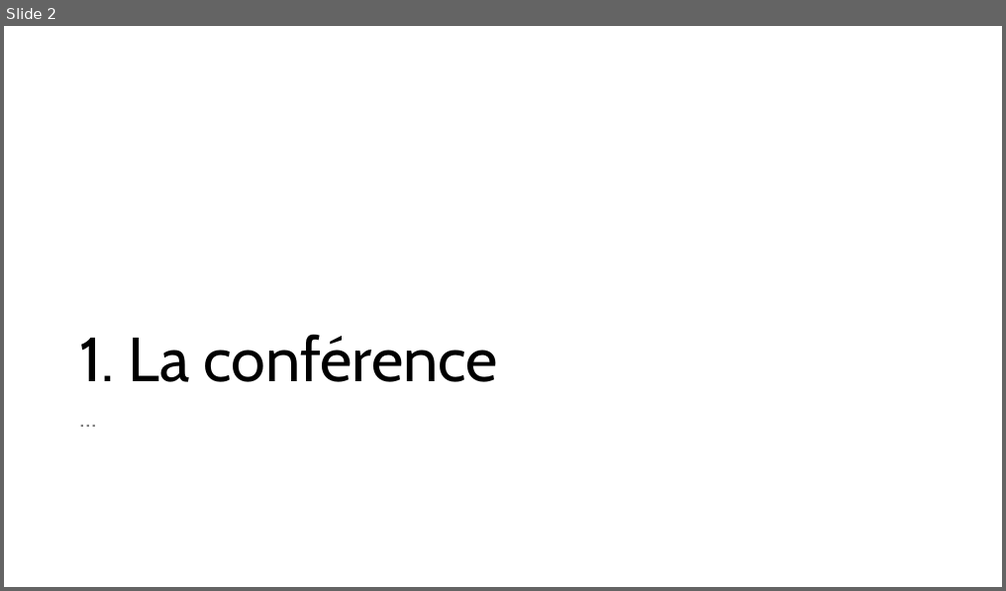
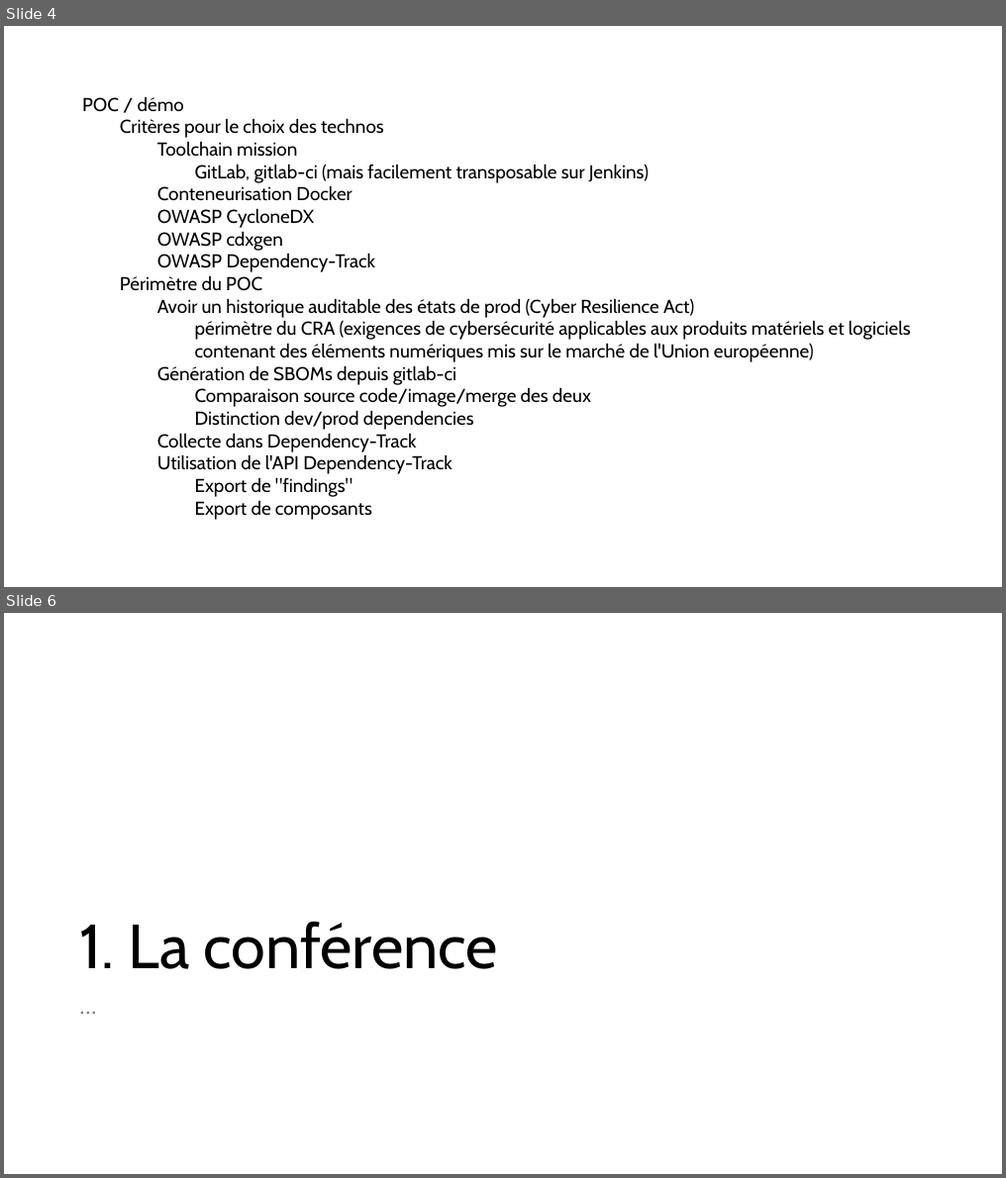
Before and after one commit to avergnaud/sboms, a slide deck: SBOM.pptx. Shown one above the other, each under a label of ours: slide 2 before the commit, slides 4 and 6 after it; the slides between them are not shown. The pictures are 1006x591 and 1006x1178 pixels, drawn with LibreOffice and Linux fonts; fonts in the diff are those of the drawing. Boxes give left, top, right and bottom in pixels: in the first picture for what was removed or moved away, otherwise in the second. Text is boxed around its words. In the diff, an @@ line names an element or a change of style, - is before the commit and + after.

```diff
--- a/SBOM.pptx
+++ b/SBOM.pptx
@@ slide 4 added at (x1=4, y1=26, x2=1002, y2=587), background #FFFFFF @@
@@ text added at (x1=82, y1=97, x2=911, y2=520), 18 pt, text #000000 @@
+POC / démo
+  Critères pour le choix des technos
+    Toolchain mission
+      GitLab, gitlab-ci (mais facilement transposable sur Jenkins)
+    Conteneurisation Docker
+    OWASP CycloneDX
+    OWASP cdxgen
+    OWASP Dependency-Track
+  Périmètre du POC
+    Avoir un historique auditable des états de prod (Cyber Resilience Act)
+      périmètre du CRA (exigences de cybersécurité applicables aux produits matériels et logiciels contenant des éléments numériques mis sur le marché de l'Union européenne)
+    Génération de SBOMs depuis gitlab-ci
+      Comparaison source code/image/merge des deux
+      Distinction dev/prod dependencies
+    Collecte dans Dependency-Track
+    Utilisation de l'API Dependency-Track
+      Export de "findings"
+      Export de composants
@@ what was slide 2 is now slide 6 @@
```
Also in this commit, not shown: 3 other slides added.
